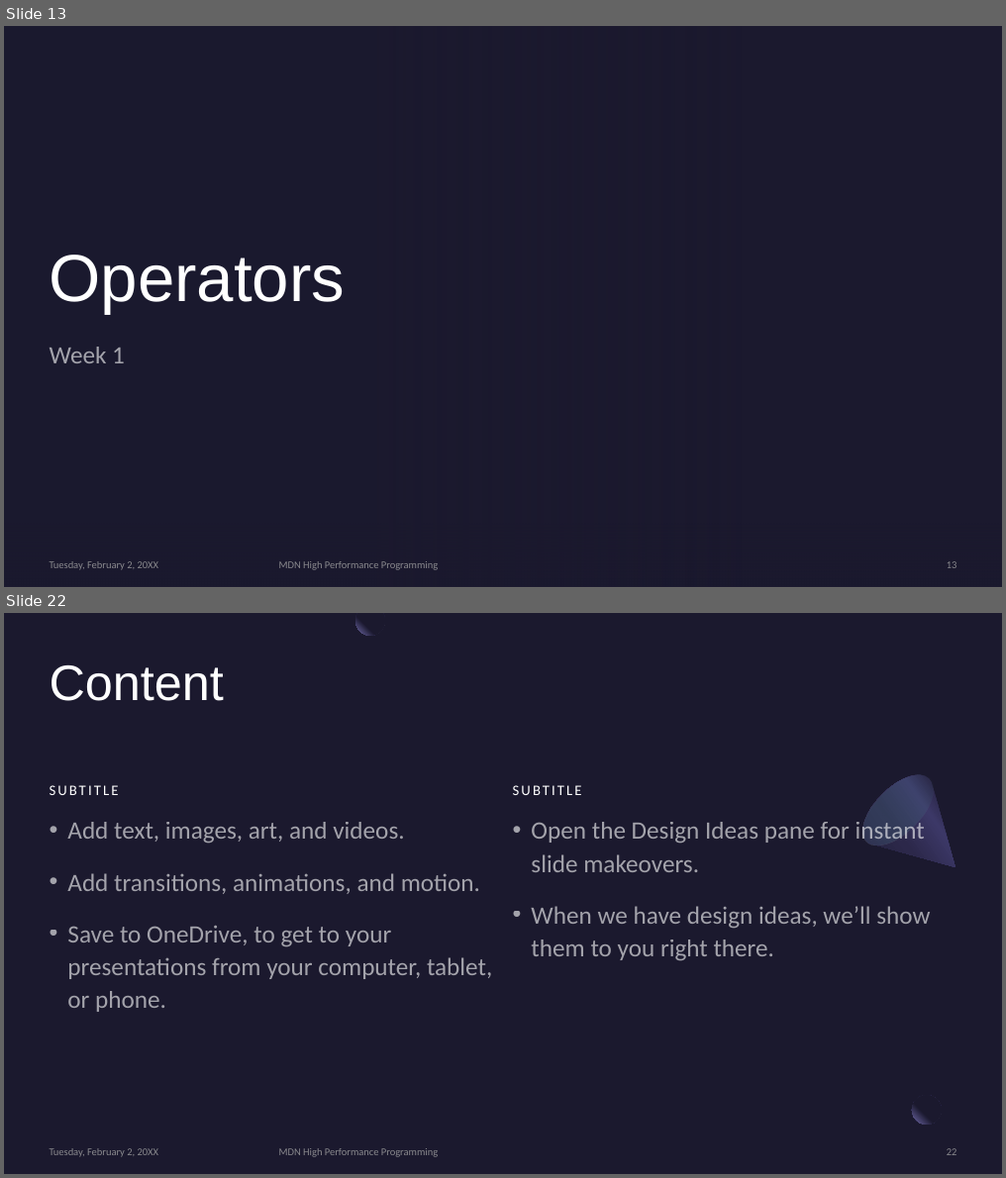
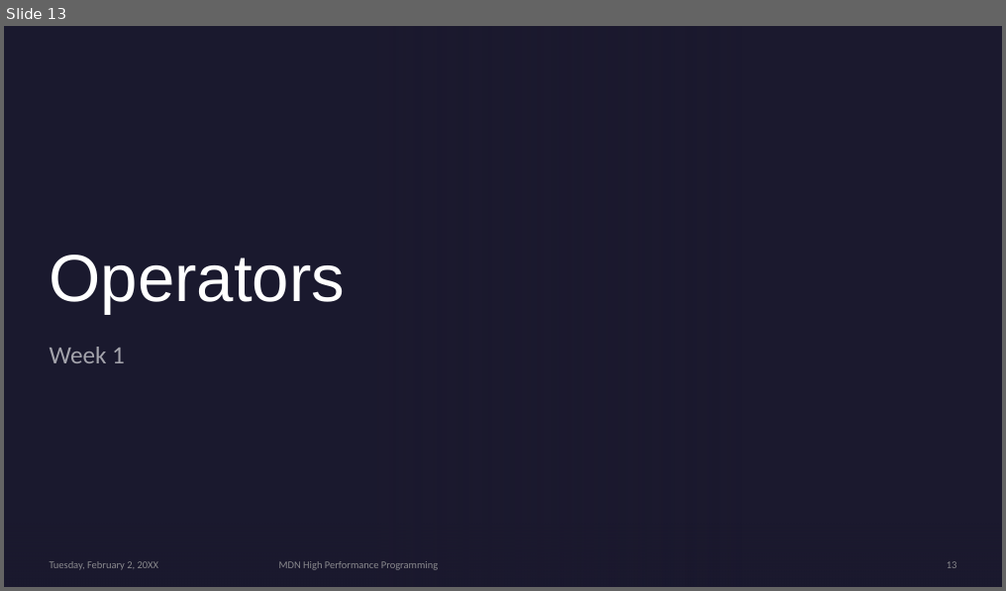
Before and after one commit to MonashDeepNeuron/HPP, a slide deck: content/week1/slides/week1.pptx. Shown one above the other, each under a label of ours: slides 13 and 22 before the commit, slide 13 after it; the slides between them are not shown. The pictures are 1006x1178 and 1006x591 pixels, drawn with LibreOffice and Linux fonts; fonts in the diff are those of the drawing; background and template pictures are left out. Boxes give left, top, right and bottom in pixels: in the first picture for what was removed or moved away, otherwise in the second. Text is boxed around its words. In the diff, an @@ line names an element or a change of style, - is before the commit and + after.

Commit message:
Finished the content for week 1 slides

```diff
--- a/content/week1/slides/week1.pptx
+++ b/content/week1/slides/week1.pptx
@@ slide 22 removed at (x1=4, y1=613, x2=1002, y2=1174), background #1B192E @@
@@ freeform shape removed at (x1=355, y1=613, x2=385, y2=636) @@
@@ title removed at (x1=50, y1=665, x2=224, y2=701) @@
-Content
@@ text removed at (x1=50, y1=785, x2=119, y2=795) @@
-SUBTITLE
@@ text removed at (x1=513, y1=785, x2=582, y2=795) @@
-SUBTITLE
@@ freeform shape removed at (x1=851, y1=763, x2=987, y2=898) @@
@@ ellipse removed at (x1=851, y1=763, x2=945, y2=857) @@
@@ text removed at (x1=531, y1=819, x2=930, y2=961) @@
-• Open the Design Ideas pane for instant slide makeovers.
-• When we have design ideas, we’ll show them to you right there.
@@ text removed at (x1=67, y1=822, x2=492, y2=1012) @@
-• Add text, images, art, and videos.
-• Add transitions, animations, and motion.
-• Save to OneDrive, to get to your presentations from your computer, tablet, or phone.
@@ ellipse removed at (x1=912, y1=1096, x2=942, y2=1125) @@
@@ rectangle removed at (x1=942, y1=1090, x2=972, y2=1119) @@
@@ text removed at (x1=50, y1=1149, x2=159, y2=1157) @@
-Tuesday, February 2, 20XX
@@ text removed at (x1=279, y1=1149, x2=438, y2=1157) @@
-MDN High Performance Programming
@@ page number removed at (x1=946, y1=1149, x2=957, y2=1156) @@
-22
```
Also in this commit, not shown: 7 slides changed, 5 slides added, 6 other slides removed.
